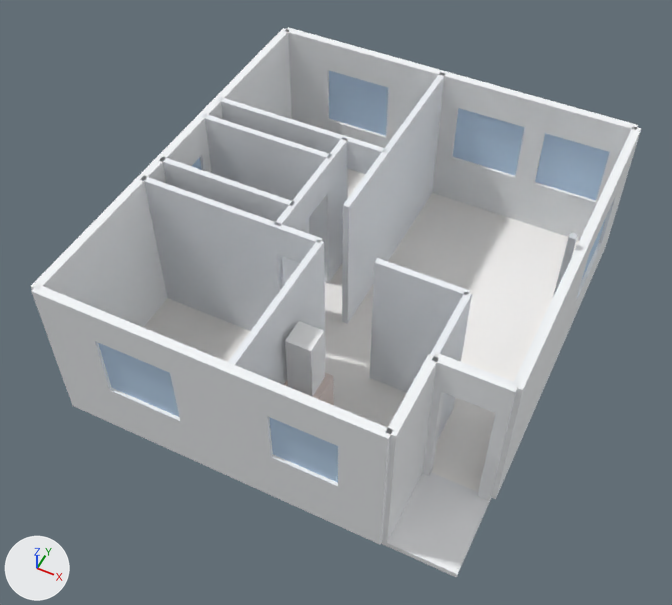
An edit to the OBJ model Departamento_01-01.obj, drawn before and after from the same camera.
Camera for both pictures: a 50 mm lens placed at (7.36, -12.75, 11.74), pointed at (3.04, -4.1, 0.92). The axes (+X, +Y, +Z) are drawn at lower left. The lights are the same throughout. The first picture is the older version. Where no turn or scale is listed for an object, it has been applied to the vertices. Vertices at exactly the same position are counted once.

The first picture shows '00_Palier_Edificio', '00_Piso_Ceramico_33x33', '01B_Ventanas_Aluminio', '01_Muros_Exteriores', '02_Tabiques_Interiores', '04B_Sanitarios_Y_Termo' and 2 more.
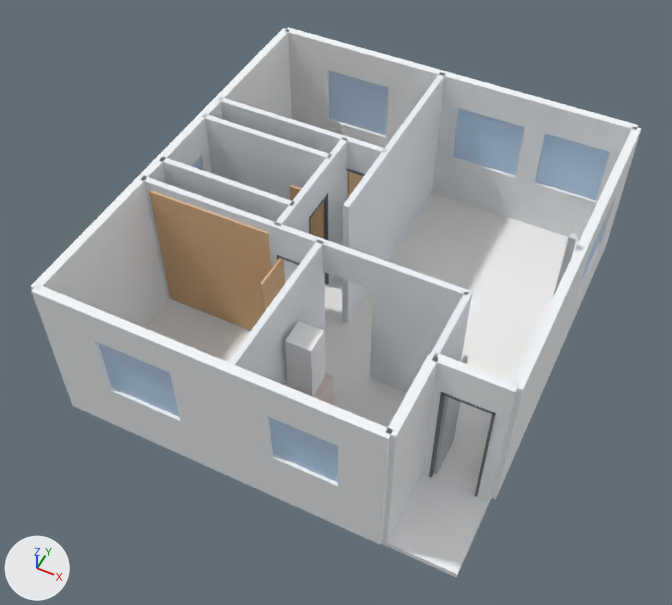
Where the change shows, as pixel boxes (x1, y1, x2, y2) in the pictures (672 x 605 px):
'02_Tabiques_Interiores', reshaped
    before: (141, 73, 472, 440)
    after: (141, 73, 472, 393)
'02E_Placards_Corredizos_Madera', added (beige)
    after: (149, 190, 271, 330)
'02C_Hojas_Puertas_Madera', added (mostly hidden)
    after: (260, 171, 364, 313)
'02B_Marcos_Puertas_Chapa', added
    after: (277, 168, 496, 497)
'02D_Puerta_Principal_Gris', added
    after: (434, 355, 468, 474)
part 1 of me_02_tabiques_interiores, added
    after: (321, 239, 377, 290)

Diff of the bpy script that builds the scene:
```diff
--- a/Departamento_01-01.obj.py
+++ b/Departamento_01-01.obj.py
@@ me_02_tabiques_interiores @@
 # verts and faces of me_02_tabiques_interiores; kept vertices keep their numbers, new ones are numbered from 96
-me_02_tabiques_interiores.from_pydata(...)  # 96 vertices, 78 faces; spans x 0.0..5.25, y -7.0..0.0, z 0.0..2.6
+me_02_tabiques_interiores.from_pydata(...)  # 98 vertices, 83 faces; spans x 0.0..5.25, y -7.0..0.0, z 0.0..2.6
+# me_02_tabiques_interiores part 1
+verts[96] = (3.85, -4.45, 2.05)
+verts[97] = (3.85, -4.55, 2.05)  # pixel (373, 289)
+faces += [(83, 84, 91, 96), (86, 97, 95, 87), (91, 95, 97, 96), (84, 87, 95, 91), (83, 96, 97, 86)]
 me_02_tabiques_interiores.materials.append(mat_wall_interior)
@@ ob_02e_placards_corredizos_madera @@
+ob_02e_placards_corredizos_madera = bpy.data.objects.new('02E_Placards_Corredizos_Madera', me_02e_placards_corredizos_madera)  # a box spanning x 0.15..2.18, y -2.25..-2.22, z 0.06..2.45; a box spanning x 0.15..2.18, y -4.58..-4.55, z 0.06..2.45; in mat_placard_wood (beige #e3ba8e)
+ob_02e_placards_corredizos_madera.location = (0.0, 0.0, 0.0)
@@ ob_02d_puerta_principal_gris @@
+ob_02d_puerta_principal_gris = bpy.data.objects.new('02D_Puerta_Principal_Gris', me_02d_puerta_principal_gris)  # a box spanning x 5.42..5.47, y -5.7..-5.04, z 0.01..2.01; in mat_door_main_grey (light grey #c4c7cb)
+ob_02d_puerta_principal_gris.location = (0.0, 0.0, 0.0)
@@ ob_02c_hojas_puertas_madera @@
+ob_02c_hojas_puertas_madera = bpy.data.objects.new('02C_Hojas_Puertas_Madera', me_02c_hojas_puertas_madera)  # a box spanning x 2.34..2.38, y -2.3..-1.68, z 0.01..2.01; a box spanning x 1.72..2.3, y -3.1..-3.06, z 0.01..2.01; a box spanning x 2.34..2.38, y -5.12..-4.5, z 0.01..2.01; in mat_door_wood_cedar (beige #dfb689)
+ob_02c_hojas_puertas_madera.location = (0.0, 0.0, 0.0)
@@ ob_02b_marcos_puertas_chapa @@
+ob_02b_marcos_puertas_chapa = bpy.data.objects.new('02B_Marcos_Puertas_Chapa', me_02b_marcos_puertas_chapa)  # 80 vertices, 72 faces; spans x 2.24..6.12, y -5.78..-2.24, z 0.0..2.05; in mat_door_frame_dark (grey #73797e)
+ob_02b_marcos_puertas_chapa.location = (0.0, 0.0, 0.0)
```
